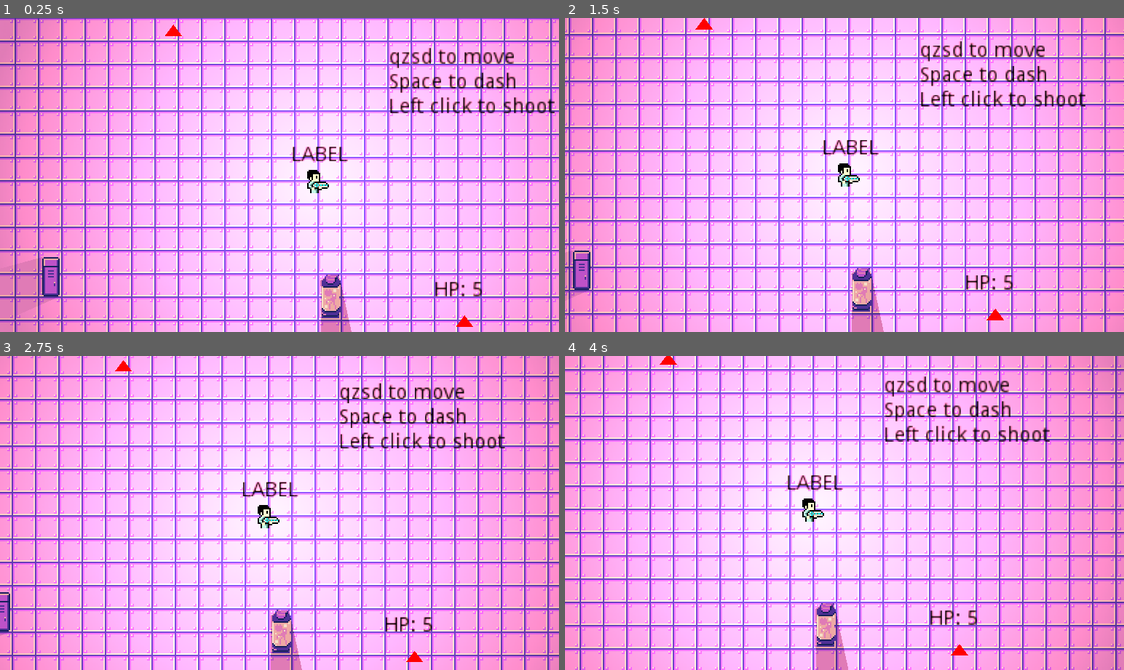
Above: before the commit, frames 1-4 (two rows, left to right).
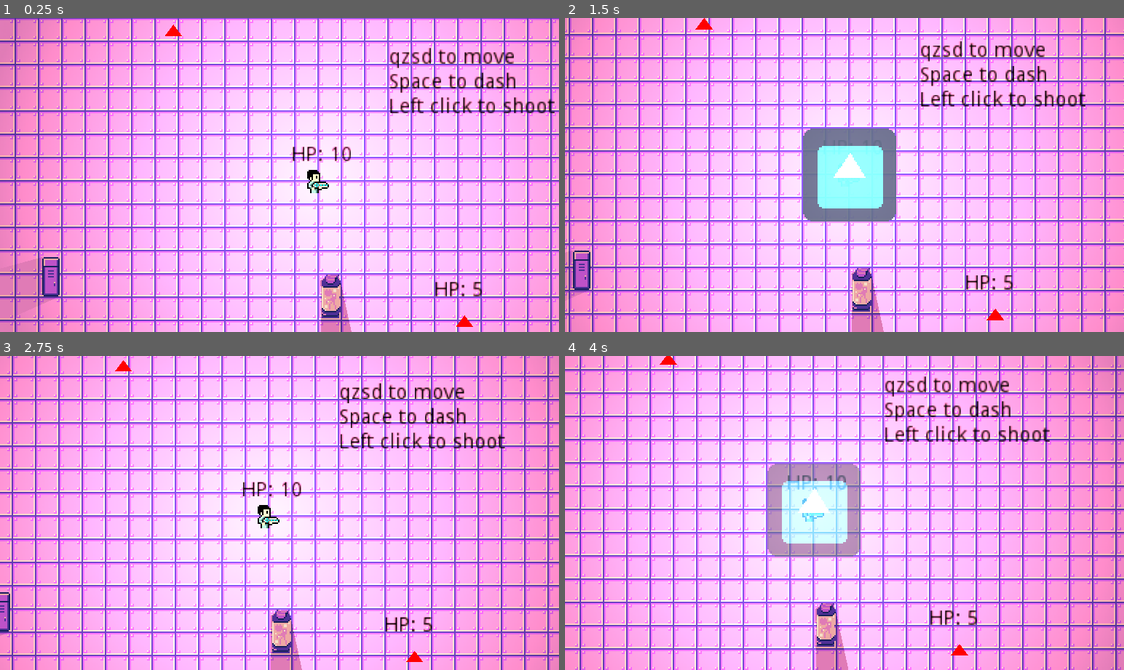
Above: after the commit, the same moments.

Repository: angeldustjdr/ostjam2022
Game: Godot game, scene res://Scenes/Main.tscn
Two runs of this game, one before a commit and one after it. Both use one fixed random seed, a clock stepped at 60 frames per second and the inputs below. The engine's default icon, where the game draws it, is replaced by a stand-in: a white triangle on a blue panel in a dark square.
Inputs (mouse positions are in pixels of both pictures, inside the frame that each line leads up to):
- Up to frame 1 (0.25 s): no input
- Up to frame 2 (1.5 s): tap Enter at 0.5, 1.25 s; move the mouse to (967, 159) at 0.52 s; tap Space (ui_select) at 0.77 s; move the mouse to (732, 190) at 1.27 s
- Up to frame 3 (2.75 s): tap Space (ui_select) at 1.52 s; tap Enter at 2 s; move the mouse to (335, 443) at 2.02 s
- Up to frame 4 (4 s): tap Enter at 2.75, 3.5 s; move the mouse to (816, 575) at 2.77 s; tap Space (ui_select) at 3.02, 3.77 s; move the mouse to (1012, 560) at 3.52 s

The runs differ from the first frame. In frame 1, 0.3% of the frame differs, in the area x 52-63%, y 40-46%; in frame 2, 4.8%, in the area x 42-60%, y 35-65%; in frame 3, 0.3%; in frame 4, 4.8%.
Error before the commit: Parse Error: Can't preload resource at path: res://Scenes/FadingSprite.tscn (res://Scripts/PlayerManager.gd:15)

Commit message:
tete a godot pour le dash

Diff:
--- a/src/Scenes/FadingSprite.tscn
+++ b/src/Scenes/FadingSprite.tscn
@@ -1,6 +1,6 @@
 [gd_scene load_steps=3 format=2]
 
-[ext_resource path="res://Assets/Graphics/Sprites/MC/MC-test_0010_Face-static-1.png" type="Texture" id=1]
+[ext_resource path="res://icon.png" type="Texture" id=1]
 [ext_resource path="res://Scripts/FadingSprite.gd" type="Script" id=2]
 
 [node name="FadingSprite" type="Sprite"]
